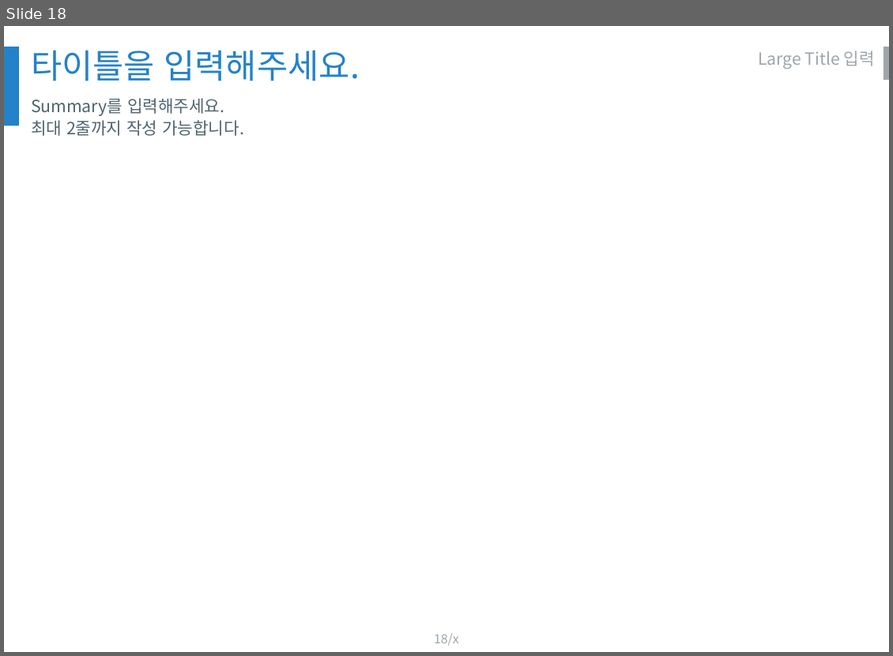
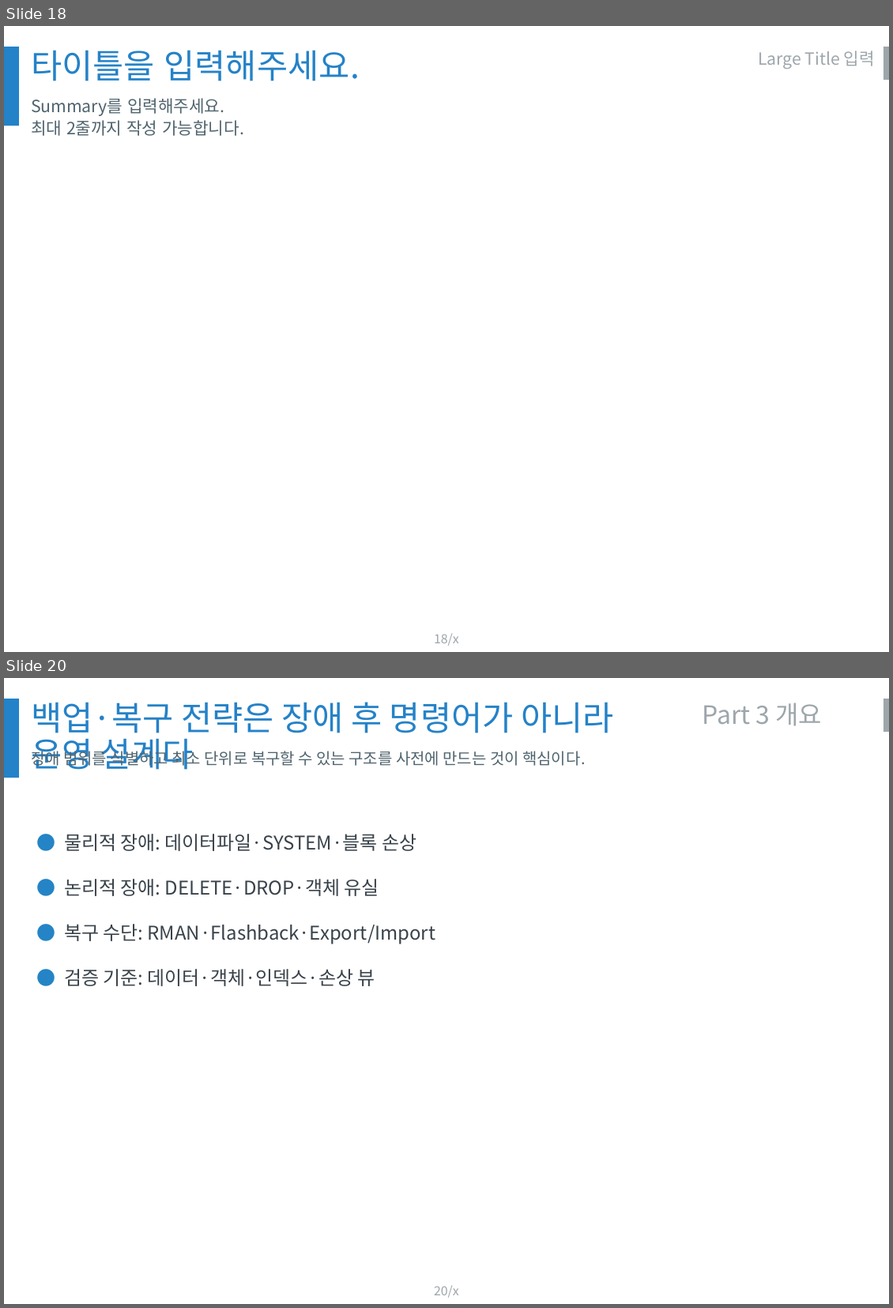
Before and after one commit to olmas70/slides, a slide deck: BO_스키마_트랜잭션_실증_보고서.pptx. Shown one above the other, each under a label of ours: slide 18 before the commit, slides 18 and 20 after it; the slides between them are not shown. The pictures are 893x656 and 893x1308 pixels, drawn with LibreOffice and Linux fonts; fonts in the diff are those of the drawing; background and template pictures are left out. Boxes give left, top, right and bottom in pixels: in the first picture for what was removed or moved away, otherwise in the second. Text is boxed around its words. In the diff, an @@ line names an element or a change of style, - is before the commit and + after.

```diff
--- a/BO_스키마_트랜잭션_실증_보고서.pptx
+++ b/BO_스키마_트랜잭션_실증_보고서.pptx
@@ slide 20 added at bbox=[4, 678, 889, 1304], background #FFFFFF; not listed: 3 template elements that a slide beside it also shows @@
@@ text added at bbox=[31, 702, 613, 770], 32 pt, text #2482C8 @@
+백업·복구 전략은 장애 후 명령어가 아니라 운영 설계다
@@ text added at bbox=[702, 702, 822, 726], 24 pt, text #9DA6AB @@
+Part 3 개요
@@ text added at bbox=[31, 748, 585, 769], 15 pt, text #50646E @@
+장애 범위를 식별하고 최소 단위로 복구할 수 있는 구조를 사전에 만드는 것이 핵심이다.
@@ text added at bbox=[64, 834, 435, 986], 18 pt, text #39424A @@
+● 물리적 장애: 데이터파일·SYSTEM·블록 손상
+● 논리적 장애: DELETE·DROP·객체 유실
+● 복구 수단: RMAN·Flashback·Export/Import
+● 검증 기준: 데이터·객체·인덱스·손상 뷰
```
Also in this commit, not shown: 2 slides changed, 19 other slides added, 2 slides removed.
